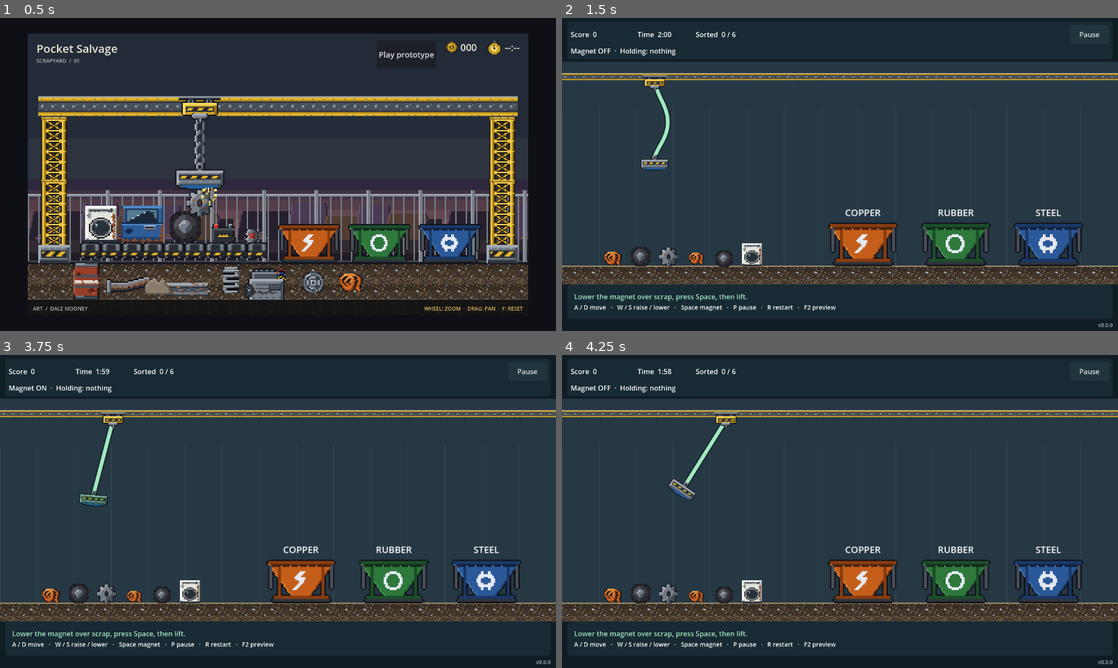
Above: before the commit, frames 1-4 (two rows, left to right).
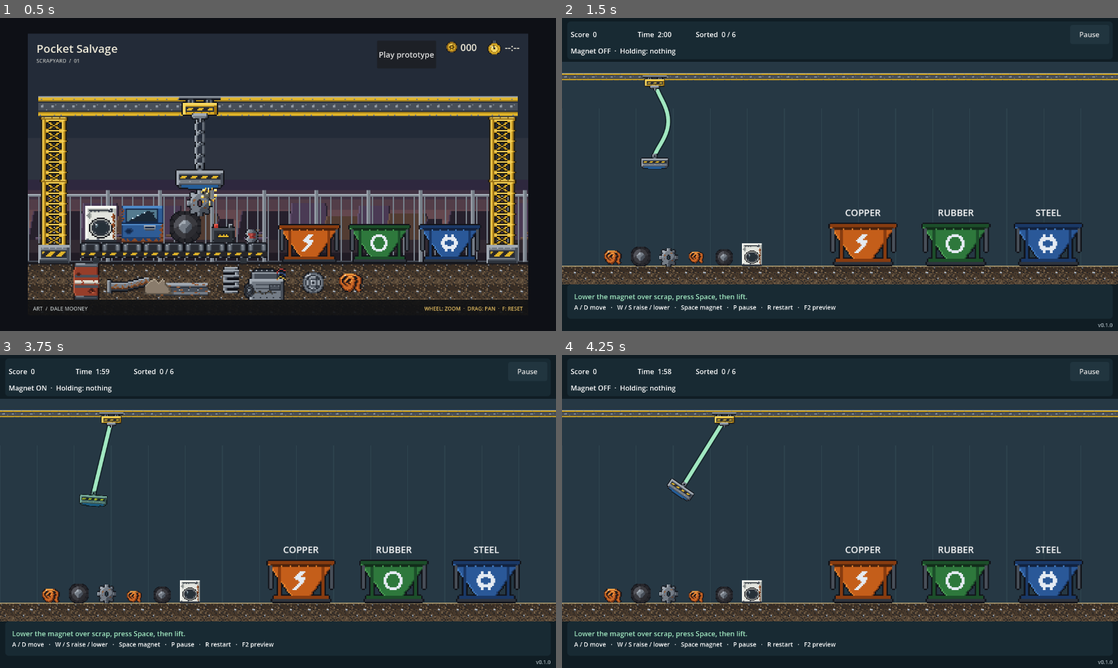
Above: after the commit, the same moments.

Repository: RaresKeY/pocket-salvage
Game: Godot game, scene res://scenes/main.tscn
The game is run twice, just before and just after one commit, with the same random seed, the same clock (stepped at 60 frames per second) and the same inputs.
Inputs (mouse positions are in pixels of both pictures, inside the frame that each line leads up to):
- Up to frame 1 (0.5 s): no input
- Up to frame 2 (1.5 s): click "Play prototype" at 0.5 s; click "Start round" at 1.25 s
- Up to frame 3 (3.75 s): click "Pause" at 2 s; click "Resume" at 2.75 s; tap Space at 3.5 s; move the mouse to (400, 495) at 3.52 s; hold D from 3.53 s (still down); tap F at 3.6 s; click (400, 495) at 3.67 s
- Up to frame 4 (4.25 s): keep holding D; tap Space at 3.77 s

Frame 1 is identical in both runs. In frame 2, 0.4% of the frame differs, in the area x 7-99%, y 22-99%; in frame 3, 0.3%; in frame 4, 0.4%.

Commit message:
Interpolate physical motion and cable rendering between simulation ticks

Diff:
--- a/project.godot
+++ b/project.godot
@@ -3,7 +3,7 @@
 
 [application]
 config/name="Pocket Salvage"
-config/version="0.0.0"
+config/version="0.1.0"
 run/main_scene="res://scenes/main.tscn"
 config/features=PackedStringArray("4.7", "GL Compatibility")
 
@@ -15,6 +15,9 @@
 window/size/min_width=768
 window/size/min_height=480
 
+[physics]
+common/physics_interpolation=true
+
 [rendering]
 renderer/rendering_method="gl_compatibility"
 renderer/rendering_method.mobile="gl_compatibility"
--- a/scripts/crane/suspension_2d.gd
+++ b/scripts/crane/suspension_2d.gd
@@ -67,6 +67,7 @@
 	endpoint.rotation = 0
 	endpoint.linear_velocity = Vector2.ZERO
 	endpoint.angular_velocity = 0
+	endpoint.reset_physics_interpolation()
 	endpoint.sleeping = false
 	_previous_anchor = anchor
 	_previous_length = cable_length
--- a/scripts/rope/rope_2d.gd
+++ b/scripts/rope/rope_2d.gd
@@ -8,8 +8,11 @@
 @export var smooth := true
 @export var debug_points := false
 var exclude: Array[RID] = []
+var _last_step_tick := -1
 
 func _ready() -> void:
+	# Particle positions are already in world space; interpolate them exactly once.
+	physics_interpolation_mode = Node.PHYSICS_INTERPOLATION_MODE_OFF
 	solver.sweep = _sweep
 
 func configure(polygons: Array[PackedVector2Array]) -> void:
@@ -17,11 +20,35 @@
 
 func reset(anchor: Vector2, tip: Vector2, length: float) -> void:
 	solver.reset(anchor, tip, length)
-	queue_redraw()
+	finish_interpolation()
 
 func step(anchor: Vector2, tip: Vector2, length: float, delta: float) -> void:
 	solver.simulate(anchor, tip, length, delta)
+	_last_step_tick = Engine.get_physics_frames()
 	queue_redraw()
+
+func finish_interpolation() -> void:
+	# Explicit teleports/pause finish the visual transition without changing physics.
+	solver.render_previous = solver.points.duplicate()
+	_last_step_tick = -1
+	queue_redraw()
+
+func _process(_delta: float) -> void:
+	queue_redraw()
+
+func rendered_points(fraction: float = -1.0) -> PackedVector2Array:
+	var current: PackedVector2Array = solver.points.duplicate()
+	if not ProjectSettings.get_setting("physics/common/physics_interpolation", false): return current
+	if solver.render_previous.size() != current.size(): return current
+	if fraction < 0.0:
+		# A lab can pause stepping without pausing the scene tree. Do not replay the
+		# last interval every new physics tick when that happens.
+		if _last_step_tick != Engine.get_physics_frames(): return current
+		fraction = Engine.get_physics_interpolation_fraction()
+	fraction = clampf(fraction, 0.0, 1.0)
+	for i in current.size():
+		current[i] = solver.render_previous[i].lerp(current[i], fraction)
+	return current
 
 func constrain_tip(anchor: Vector2, tip: Vector2, velocity: Vector2, length: float) -> Dictionary:
 	return solver.constrain_tip(anchor, tip, velocity, length)
@@ -31,12 +58,13 @@
 	return get_world_2d().direct_space_state.intersect_ray(query)
 
 func _draw() -> void:
+	var displayed := rendered_points()
 	# Smooth each pinned span separately so corner contacts stay exact.
 	for span in range(solver.pins.size() - 1):
-		var points := solver.points.slice(solver.pins[span], solver.pins[span + 1] + 1)
+		var points := displayed.slice(solver.pins[span], solver.pins[span + 1] + 1)
 		if smooth: points = Render.curve(points)
 		for i in points.size(): points[i] = to_local(points[i])
 		Render.draw_jacket(points, tint, self)
 	if debug_points:
-		for point in solver.points: draw_circle(to_local(point), 2.4, Color.WHITE)
+		for point in displayed: draw_circle(to_local(point), 2.4, Color.WHITE)
 		for point in solver.path.bends: draw_circle(to_local(point), 5.0, Color("ffc36a"))
--- /dev/null
+++ b/tests/rope_interpolation_test.gd
@@ -0,0 +1,45 @@
+extends SceneTree
+const Rope = preload("res://scripts/rope/rope_2d.gd")
+var rope: Node2D
+var samples := 0
+var ticks := 0
+var between_tick_samples := 0
+
+func _initialize() -> void:
+	call_deferred("run")
+
+func run() -> void:
+	assert(ProjectSettings.get_setting("physics/common/physics_interpolation"))
+	rope = Rope.new()
+	root.add_child(rope)
+	rope.reset(Vector2(20,20),Vector2(20,120),140)
+	physics_frame.connect(step_rope)
+	process_frame.connect(check_render)
+
+func step_rope() -> void:
+	ticks += 1
+	if ticks > 12: return
+	rope.step(Vector2(20+ticks*3,20),Vector2(20+ticks*2,120),140,1.0/60)
+
+func check_render() -> void:
+	if ticks < 2: return
+	var before: PackedVector2Array = rope.solver.points.duplicate()
+	var history: PackedVector2Array = rope.solver.old_points.duplicate()
+	var alpha: float = Engine.get_physics_interpolation_fraction()
+	var displayed: PackedVector2Array = rope.rendered_points()
+	if ticks <= 12:
+		assert(displayed[0].is_equal_approx(rope.solver.render_previous[0].lerp(before[0],alpha)), "Rendered cable anchor must follow the native body interpolation fraction")
+		assert(displayed[-1].is_equal_approx(rope.solver.render_previous[-1].lerp(before[-1],alpha)), "Rendered cable pivot must follow the same fraction")
+		if alpha > 0.05 and alpha < 0.95: between_tick_samples += 1
+	else:
+		assert(displayed == before, "Paused stepping must not replay an old visual interval")
+	assert(rope.solver.points == before and rope.solver.old_points == history, "Rendering must not mutate physics")
+	samples += 1
+	if ticks < 16: return
+	assert(between_tick_samples > 4, "Sample actual render frames between 60 Hz physics ticks")
+	rope.reset(Vector2(400,20),Vector2(420,120),140)
+	assert(rope.rendered_points(0.25) == rope.solver.points, "Reset cannot leave a streak from the previous world position")
+	rope.finish_interpolation()
+	assert(rope.rendered_points(0.0) == rope.solver.points)
+	print("ROPE_INTERPOLATION_TEST_OK samples=%d intermediate=%d" % [samples,between_tick_samples])
+	quit()
Not shown, changed: specs/crane.md
Not shown, changed: specs/project.md
Not shown, changed: tests/run_checks.py
